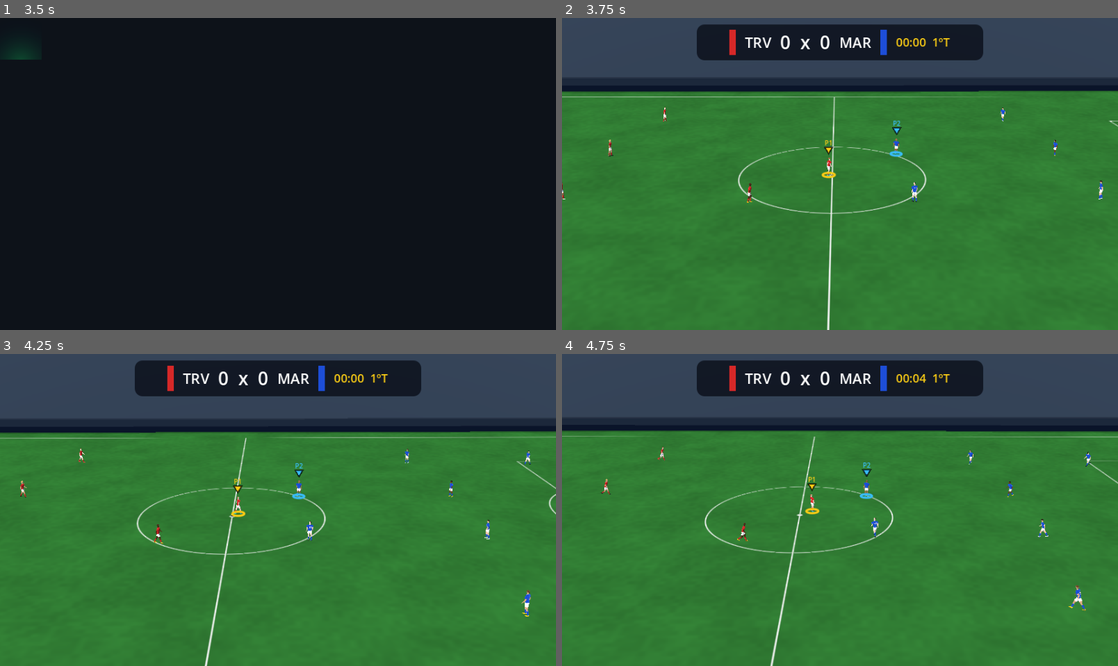
Above: before the commit, frames 1-4 (two rows, left to right).
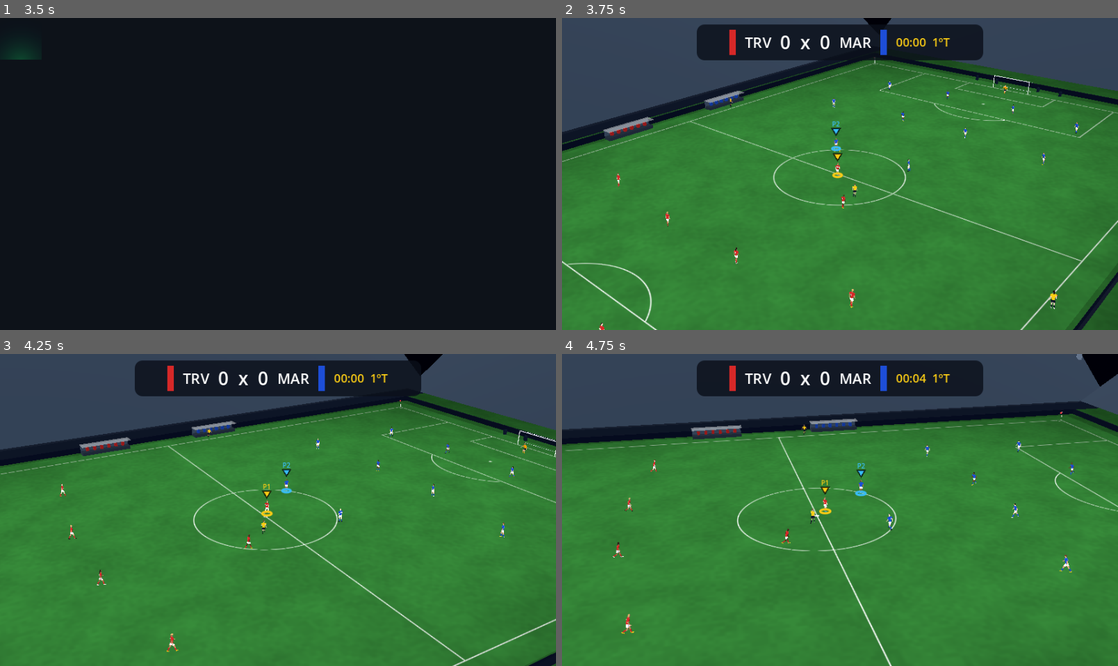
Above: after the commit, the same moments.

Repository: hellisonvidal/Craquez-game
Game: Godot game, scene res://scenes/main.tscn
The game is run twice, just before and just after one commit, with the same random seed, the same clock (stepped at 60 frames per second) and the same inputs.
Inputs (mouse positions are in pixels of both pictures, inside the frame that each line leads up to):
- Up to frame 1 (3.5 s): click "Modo: ◀ Campo ▶" at 0.5 s; click "Casa: ◀ Trovão FC ▶" at 1.25 s; click "Visitante: ◀ Atlético Maré ▶" at 2 s; click "Jogador 1: ◀ Teclado (WASD) ▶" at 2.75 s
- Up to frame 2 (3.75 s): tap Enter at 3.5 s; move the mouse to (962, 158) at 3.52 s; hold Right (ui_right) from 3.53 s (still down); tap J at 3.6 s; click (962, 158) at 3.67 s
- Up to frame 3 (4.25 s): keep holding Right (ui_right)
- Up to frame 4 (4.75 s): release Right (ui_right) at 4.25 s; drag from (728, 525) to (812, 572) at 4.27 s

Frame 1 is identical in both runs. In frame 2, 14% of the frame differs, in the area x 0-100%, y 0-100%; in frame 3, 12%; in frame 4, 9.1%.

Commit message:
Ambientação: jogo noturno com refletores e 4 sombras, árbitro e assistentes, LED animado, coberturas, bandeirinhas, bancos, torcida por setor, vinheta e abertura
Co-Authored-By: Claude Opus 5.5 <noreply@anthropic.com>
Claude-Session: https://claude.ai/code/session_01NMzkBKj72uTvbhDJk62Vbo

Diff:
--- a/scripts/view3d/body_mesh.gd
+++ b/scripts/view3d/body_mesh.gd
@@ -133,8 +133,8 @@
 
 static func _new_st() -> SurfaceTool:
 	var st := SurfaceTool.new()
+	st.set_skin_weight_count(SurfaceTool.SKIN_4_WEIGHTS)
 	st.begin(Mesh.PRIMITIVE_TRIANGLES)
-	st.set_skin_weight_count(SurfaceTool.SKIN_4_WEIGHTS)
 	return st
 
 
--- a/scripts/view3d/match_view_3d.gd
+++ b/scripts/view3d/match_view_3d.gd
@@ -16,7 +16,14 @@
 var ball_node: Node3D
 var ball_mesh: MeshInstance3D
 var _ball_shadow: MeshInstance3D
-var _shadows: Array[MeshInstance3D] = []
+var _shadows: Array = []                 # por atleta: Array[MeshInstance3D] (uma por luz)
+var _lights2d: Array[Vector2] = []       # posição (no chão) das fontes de luz que fazem sombra
+var _sun_dir: Vector2 = Vector2.ZERO     # luz "infinita" (sol); se != 0 usa uma sombra longa
+var _officials: Array = []               # [{rig, p, kind}] árbitro e assistentes (só visual)
+var _shadow_mat: ShaderMaterial
+var _quad: QuadMesh
+var _intro: float = 3.2
+var _night: bool = false
 var _crowd_mats: Array[ShaderMaterial] = []
 var _overlay: MarkerOverlay
 var _cam_x: float = 0.0
@@ -50,7 +57,13 @@
 			_build_gym()
 		_:
 			_build_street()
+	_shadow_mat = ShaderMaterial.new()
+	_shadow_mat.shader = preload("res://shaders/blob_shadow.gdshader")
+	_shadow_mat.set_shader_parameter("strength", 0.2 if _lights2d.size() > 1 else 0.42)
+	_quad = QuadMesh.new()
+	_quad.size = Vector2(1.0, 1.0)
 	_build_players()
+	_build_officials()
 	_build_ball()
 	cam = Camera3D.new()
 	cam.fov = _cam_cfg["fov"]
@@ -67,6 +80,21 @@
 	_overlay = MarkerOverlay.new()
 	_overlay.view = self
 	layer.add_child(_overlay)
+	if Settings.detail["crowd"]:
+		var vig := ColorRect.new()
+		var vm := ShaderMaterial.new()
+		vm.shader = preload("res://shaders/vignette.gdshader")
+		vig.material = vm
+		vig.mouse_filter = Control.MOUSE_FILTER_IGNORE
+		var vl := CanvasLayer.new()
+		vl.layer = 0
+		add_child(vl)
+		vl.add_child(vig)
+		var fit := func() -> void:
+			vig.position = Vector2.ZERO
+			vig.size = get_viewport().get_visible_rect().size
+		fit.call()
+		get_viewport().size_changed.connect(fit)
 
 
 func shake(amount: float) -> void:
@@ -96,27 +124,55 @@
 func _build_environment() -> void:
 	var env := Environment.new()
 	var surface: String = sim.mode["surface"]
+	var hl := sim.half_len
+	var hw := sim.half_w
 	if surface == "wood":
 		env.background_mode = Environment.BG_COLOR
-		env.background_color = Color("#0b1220")
+		env.background_color = Color("#070b14")
+		# luminárias do ginásio
+		for sx: float in [-1.0, 1.0]:
+			for sz: float in [-1.0, 1.0]:
+				_lights2d.append(Vector2(sx * hl * 0.6, sz * hw * 0.7))
 	else:
 		env.background_mode = Environment.BG_SKY
 		var sky := Sky.new()
 		var sm := ProceduralSkyMaterial.new()
 		if surface == "grass":
-			sm.sky_top_color = Color("#3d6fb8")
-			sm.sky_horizon_color = Color("#a9c8e8")
+			# jogo noturno
+			_night = true
+			sm.sky_top_color = Color("#050a1a")
+			sm.sky_horizon_color = Color("#1d2d50")
+			sm.ground_bottom_color = Color("#05070d")
+			sm.ground_horizon_color = Color("#1d2d50")
+			for sx: float in [-1.0, 1.0]:
+				for sz: float in [-1.0, 1.0]:
+					_lights2d.append(Vector2(sx * (hl + 14.0), sz * (hw + 18.0)))
 		else:
-			sm.sky_top_color = Color("#f59e0b").lerp(Color("#7c3aed"), 0.6)
-			sm.sky_horizon_color = Color("#fdba74")
-		sm.ground_bottom_color = Color("#1f2937")
-		sm.ground_horizon_color = Color("#64748b")
+			# fim de tarde na quadra de rua
+			sm.sky_top_color = Color("#3b2a6b")
+			sm.sky_horizon_color = Color("#fb923c")
+			sm.ground_bottom_color = Color("#1f2937")
+			sm.ground_horizon_color = Color("#9a3412")
+			_sun_dir = Vector2(0.55, -0.35)
 		sky.sky_material = sm
 		env.sky = sky
 	env.tonemap_mode = Environment.TONE_MAPPER_LINEAR
 	var we := WorldEnvironment.new()
 	we.environment = env
 	add_child(we)
+
+
+func _glow(pos: Vector3, size: float, color: Color, power: float = 2.2) -> void:
+	if not Settings.detail["crowd"]:
+		return
+	var q := QuadMesh.new()
+	q.size = Vector2(size, size)
+	var m := ShaderMaterial.new()
+	m.shader = preload("res://shaders/glow.gdshader")
+	m.set_shader_parameter("color", color)
+	m.set_shader_parameter("power", power)
+	var mi := _mesh(q, m, pos)
+	mi.sorting_offset = 10.0
 
 
 func _build_ground() -> void:
@@ -138,6 +194,7 @@
 	mat.set_shader_parameter("layout", 0 if mid == GameModes.FIELD else (1 if mid == GameModes.FUTSAL else 2))
 	mat.set_shader_parameter("line_w", 0.12 if mid == GameModes.FIELD else 0.08)
 	mat.set_shader_parameter("stripes", 1.0 if Settings.detail["stripes"] else 0.0)
+	mat.set_shader_parameter("night", 1.0 if _night else 0.0)
 	_mesh(pm, mat, Vector3.ZERO)
 
 
@@ -200,10 +257,12 @@
 	_mesh(st.commit(), m, Vector3.ZERO)
 
 
-func _crowd_mat(cols: Vector2) -> ShaderMaterial:
+func _crowd_mat(cols: Vector2, bias: float = 0.5) -> ShaderMaterial:
 	var m := ShaderMaterial.new()
 	m.shader = preload("res://shaders/crowd.gdshader")
 	m.set_shader_parameter("seats", cols)
+	m.set_shader_parameter("bias", bias)
+	m.set_shader_parameter("light", 0.82 if _night else 1.0)
 	m.set_shader_parameter("team_a", team_colors[0][0])
 	m.set_shader_parameter("team_b", team_colors[1][0])
 	_crowd_mats.append(m)
@@ -211,11 +270,11 @@
 
 
 ## Plano inclinado de arquibancada: começa em `start` (pé), sobe para fora.
-func _stand(center: Vector3, length: float, depth: float, rise: float, yaw: float, seats_per_m: float) -> void:
+func _stand(center: Vector3, length: float, depth: float, rise: float, yaw: float, seats_per_m: float, bias: float = 0.5) -> void:
 	var pm := PlaneMesh.new()
 	var slope := sqrt(depth * depth + rise * rise)
 	pm.size = Vector2(length, slope)
-	var m := _crowd_mat(Vector2(length * seats_per_m, slope * 1.6)) if Settings.detail["crowd"] else null
+	var m := _crowd_mat(Vector2(length * seats_per_m, slope * 1.6), bias) if Settings.detail["crowd"] else null
 	var angle := atan2(rise, depth)
 	var node := Node3D.new()
 	node.position = center
@@ -236,44 +295,97 @@
 func _build_stadium() -> void:
 	var hl := sim.half_len
 	var hw := sim.half_w
-	# placas de publicidade
-	var board_col := Color("#0f172a")
-	for s: float in [-1.0, 1.0]:
-		_box(Vector3(hl * 2.0 + 10.0, 0.9, 0.2), board_col, Vector3(0, 0.45, s * (hw + 4.0)))
-		_box(Vector3(0.2, 0.9, hw * 2.0 + 8.0), board_col, Vector3(s * (hl + 5.0), 0.45, 0))
-	var ads := ["CRAQUEZ", "FUTEBOL DE RUA", "CRAQUEZ", "JOGUE LIMPO", "CRAQUEZ"]
+	var board_col := Color("#0b1020")
+	# placas de LED (estrutura + tela animada no lado de lá)
+	for sgn: float in [-1.0, 1.0]:
+		_box(Vector3(hl * 2.0 + 10.0, 0.95, 0.25), board_col, Vector3(0, 0.475, sgn * (hw + 4.0)))
+		_box(Vector3(0.25, 0.95, hw * 2.0 + 8.0), board_col, Vector3(sgn * (hl + 5.0), 0.475, 0))
+	var a: Color = team_colors[0][0]
+	var b: Color = team_colors[1][0]
 	if Settings.detail["crowd"]:
-		# só o lado de lá fica de frente para a câmera
+		var led := QuadMesh.new()
+		led.size = Vector2(hl * 2.0 + 9.0, 0.82)
+		var lm := ShaderMaterial.new()
+		lm.shader = preload("res://shaders/led.gdshader")
+		lm.set_shader_parameter("c1", a.darkened(0.2))
+		lm.set_shader_parameter("c2", Color("#0b1b4a"))
+		_mesh(led, lm, Vector3(0, 0.48, -(hw + 4.0) + 0.135))
+		var ads := ["CRAQUEZ", "FUTEBOL DE VERDADE", "CRAQUEZ", "JOGUE LIMPO", "CRAQUEZ", "#CRAQUEZ"]
 		for i in 9:
 			var l := Label3D.new()
 			l.text = ads[i % ads.size()]
 			l.font_size = 96
-			l.pixel_size = 0.0075
-			l.modulate = Color("#facc15") if i % 2 == 0 else Color("#38bdf8")
+			l.pixel_size = 0.0072
+			l.modulate = Color("#f8fafc") if i % 2 == 0 else Color("#facc15")
 			l.outline_size = 0
 			l.shaded = false
 			l.double_sided = false
-			l.position = Vector3(-hl + 4.0 + i * (hl * 2.0 - 8.0) / 8.0, 0.47, -(hw + 4.0) + 0.11)
+			l.position = Vector3(-hl + 4.0 + i * (hl * 2.0 - 8.0) / 8.0, 0.48, -(hw + 4.0) + 0.14)
 			add_child(l)
-	# arquibancadas (lado de lá, fundos e um degrau baixo do lado da câmera)
+	# arquibancadas: lado de lá misto, cada fundo com uma torcida, degrau do lado da câmera
 	var base_y := 1.4
-	_box(Vector3(hl * 2.0 + 30.0, base_y, 1.0), Color("#1e293b"), Vector3(0, base_y * 0.5, -(hw + 7.5)), false)
-	_stand(Vector3(0, base_y, -(hw + 8.0)), hl * 2.0 + 30.0, 22.0, 15.0, 0.0, 1.6)
-	_stand(Vector3(-(hl + 9.0), base_y, 0), hw * 2.0 + 16.0, 16.0, 11.0, PI / 2, 1.6)
-	_stand(Vector3(hl + 9.0, base_y, 0), hw * 2.0 + 16.0, 16.0, 11.0, -PI / 2, 1.6)
-	_stand(Vector3(0, 0.6, hw + 8.0), hl * 2.0 + 30.0, 6.0, 3.0, PI, 1.6)
-	# cobertura do lado de lá
-	_box(Vector3(hl * 2.0 + 34.0, 0.6, 14.0), Color("#cbd5e1"), Vector3(0, 23.0, -(hw + 25.0)), true)
-	# refletores
+	_box(Vector3(hl * 2.0 + 30.0, base_y, 1.0), Color("#111827"), Vector3(0, base_y * 0.5, -(hw + 7.5)), false)
+	_stand(Vector3(0, base_y, -(hw + 8.0)), hl * 2.0 + 30.0, 22.0, 15.0, 0.0, 1.6, 0.5)
+	_stand(Vector3(0, base_y + 16.5, -(hw + 31.0)), hl * 2.0 + 30.0, 12.0, 9.0, 0.0, 1.6, 0.5)
+	_stand(Vector3(-(hl + 9.0), base_y, 0), hw * 2.0 + 16.0, 16.0, 11.0, PI / 2, 1.6, 0.92)
+	_stand(Vector3(hl + 9.0, base_y, 0), hw * 2.0 + 16.0, 16.0, 11.0, -PI / 2, 1.6, 0.08)
+	_stand(Vector3(0, 0.6, hw + 8.0), hl * 2.0 + 30.0, 6.0, 3.0, PI, 1.6, 0.5)
+	# anel entre os dois níveis + coberturas com faixa de luz
+	_box(Vector3(hl * 2.0 + 30.0, 1.4, 1.0), Color("#1e293b"), Vector3(0, base_y + 15.6, -(hw + 30.6)), false)
+	_box(Vector3(hl * 2.0 + 30.0, 0.35, 0.3), Color("#fde68a"), Vector3(0, base_y + 15.0, -(hw + 30.2)), false)
+	var roof := Color("#94a3b8") if _night else Color("#cbd5e1")
+	_box(Vector3(hl * 2.0 + 38.0, 0.8, 18.0), roof, Vector3(0, 33.0, -(hw + 34.0)), true)
+	_box(Vector3(hl * 2.0 + 38.0, 0.25, 0.4), Color("#fef9c3"), Vector3(0, 32.5, -(hw + 25.2)), false)
+	for sgn: float in [-1.0, 1.0]:
+		_box(Vector3(14.0, 0.8, hw * 2.0 + 30.0), roof, Vector3(sgn * (hl + 22.0), 18.0, 0), true)
+	# refletores: torres + painel aceso + brilho
 	for sx: float in [-1.0, 1.0]:
 		for sz: float in [-1.0, 1.0]:
 			var p := Vector3(sx * (hl + 14.0), 0, sz * (hw + 18.0))
 			var mast := CylinderMesh.new()
-			mast.top_radius = 0.3
-			mast.bottom_radius = 0.5
-			mast.height = 34.0
-			_mesh(mast, Toon.mat(Color("#94a3b8"), true), p + Vector3(0, 17.0, 0))
-			_box(Vector3(5.0, 3.0, 0.6), Color("#f1f5f9"), p + Vector3(0, 34.5, 0))
+			mast.top_radius = 0.35
+			mast.bottom_radius = 0.6
+			mast.height = 38.0
+			_mesh(mast, Toon.mat(Color("#64748b"), true), p + Vector3(0, 19.0, 0))
+			var panel := _box(Vector3(7.0, 4.0, 0.6), Color("#fffbeb"), p + Vector3(0, 39.0, 0), false)
+			panel.look_at(Vector3(0, 0, 0), Vector3.UP)
+			if _night:
+				_glow(p + Vector3(0, 39.0, 0), 26.0, Color(1.0, 0.95, 0.8), 2.6)
+				_glow(p + Vector3(0, 39.0, 0), 9.0, Color(1.0, 1.0, 0.95), 1.4)
+	# bandeirinhas de escanteio
+	var pole := CylinderMesh.new()
+	pole.top_radius = 0.022
+	pole.bottom_radius = 0.022
+	pole.height = 1.55
+	var flag := QuadMesh.new()
+	flag.size = Vector2(0.42, 0.3)
+	var flag_m := Toon.mat(Color("#facc15"), false, 0.0)
+	for sx: float in [-1.0, 1.0]:
+		for sz: float in [-1.0, 1.0]:
+			_mesh(pole, Toon.mat(Color("#f8fafc"), true), Vector3(sx * hl, 0.775, sz * hw))
+			var fm := _mesh(flag, flag_m, Vector3(sx * hl - sx * 0.21, 1.38, sz * hw), Vector3(0, 0.25 * sx, 0))
+			fm.material_override = Toon.mat(Color("#ef4444") if sx > 0 else Color("#facc15"), false, 0.0)
+	# bancos de reservas (cobertura transparente) e área técnica
+	for sx: float in [-1.0, 1.0]:
+		var bx := sx * 10.0
+		_box(Vector3(8.0, 0.5, 1.4), Color("#1f2937"), Vector3(bx, 0.25, -(hw + 2.7)))
+		_box(Vector3(8.0, 1.2, 0.15), Color("#334155"), Vector3(bx, 0.85, -(hw + 3.35)))
+		var glass := BoxMesh.new()
+		glass.size = Vector3(8.2, 0.08, 1.8)
+		var gm := ShaderMaterial.new()
+		gm.shader = preload("res://shaders/net.gdshader")
+		gm.set_shader_parameter("alpha", 0.25)
+		_mesh(glass, gm, Vector3(bx, 1.55, -(hw + 2.6)))
+		for k in 6:
+			var seat_col: Color = a if sx < 0 else b
+			_box(Vector3(0.45, 0.55, 0.4), seat_col.darkened(0.3), Vector3(bx - 3.0 + k * 1.2, 0.8, -(hw + 2.9)))
+	# câmeras/fotógrafos atrás dos gols
+	for sx: float in [-1.0, 1.0]:
+		for k in 5:
+			var y := -9.0 + k * 4.5
+			if absf(y) < 4.5:
+				continue
+			_box(Vector3(0.45, 0.9, 0.45), Color("#0f172a"), Vector3(sx * (hl + 3.0), 0.45, y))
 
 
 func _build_gym() -> void:
@@ -294,6 +406,10 @@
 		l.shaded = false
 		l.position = Vector3(-hl * 0.7 + i * hl * 0.7, 5.0, -(hw + 7.7))
 		add_child(l)
+	# luminárias no teto
+	for lp in _lights2d:
+		_box(Vector3(3.0, 0.2, 1.0), Color("#fffbeb"), Vector3(lp.x, 9.0, lp.y), false)
+		_glow(Vector3(lp.x, 9.0, lp.y), 10.0, Color(1.0, 0.97, 0.85), 2.4)
 	# protetores atrás dos gols
 	for s: float in [-1.0, 1.0]:
 		_box(Vector3(0.3, 1.2, hw * 2.0), Color("#334155"), Vector3(s * (hl + 3.5), 0.6, 0))
@@ -337,6 +453,16 @@
 					_box(Vector3(0.9, 1.1, 0.05), Color("#fde68a") if rng.randf() < 0.3 else Color("#1e293b"),
 						Vector3(x + 1.2 + c * 2.2, 1.6 + r * 2.6, -(hw + 5.97)), false)
 		x += w + 0.3
+	# postes de luz
+	for sx: float in [-1.0, 1.0]:
+		var lp := Vector3(sx * (hl + 2.5), 0, -(hw + 2.5))
+		var post := CylinderMesh.new()
+		post.top_radius = 0.07
+		post.bottom_radius = 0.1
+		post.height = 6.0
+		_mesh(post, Toon.mat(Color("#27272a"), true), lp + Vector3(0, 3.0, 0))
+		_box(Vector3(0.9, 0.18, 0.35), Color("#fde68a"), lp + Vector3(-sx * 0.4, 6.0, 0), false)
+		_glow(lp + Vector3(-sx * 0.4, 5.9, 0), 5.0, Color(1.0, 0.85, 0.55), 2.2)
 	# grafite no muro
 	var g := Label3D.new()
 	g.text = "CRAQUEZ STREET"
@@ -350,26 +476,67 @@
 	add_child(g)
 
 
+func _make_shadows() -> Array:
+	var list: Array = []
+	if not Settings.detail["shadows"]:
+		return list
+	var n := _lights2d.size() if (_lights2d.size() > 1 and Settings.detail["crowd"]) else 1
+	for i in n:
+		var sh := MeshInstance3D.new()
+		sh.mesh = _quad
+		sh.material_override = _shadow_mat
+		sh.cast_shadow = GeometryInstance3D.SHADOW_CASTING_SETTING_OFF
+		add_child(sh)
+		list.append(sh)
+	return list
+
+
+## Sombras no chão: uma por refletor (noite = 4 sombras cruzadas), ou uma
+## longa na direção do sol.
+func _place_shadows(list: Array, pos: Vector2, yaw: float, lying: bool) -> void:
+	if list.is_empty():
+		return
+	if list.size() == 1:
+		var sh: MeshInstance3D = list[0]
+		var d := _sun_dir if _sun_dir != Vector2.ZERO else Vector2(0.25, -0.2)
+		var l := 1.0 + d.length() * 2.2
+		var dir := d.normalized()
+		sh.position = Vector3(pos.x + dir.x * l * 0.4, 0.015, pos.y + dir.y * l * 0.4)
+		sh.rotation = Vector3(-PI / 2, atan2(-dir.x, -dir.y), 0)
+		sh.scale = Vector3(1.6 if lying else 0.85, l * (1.4 if lying else 1.0), 1.0)
+		if _sun_dir == Vector2.ZERO:
+			sh.rotation = Vector3(-PI / 2, yaw, 0)
+			sh.scale = Vector3(1.9 if lying else 1.1, 0.9 if lying else 0.8, 1.0)
+		return
+	for i in list.size():
+		var sh: MeshInstance3D = list[i]
+		var dir := (pos - _lights2d[i]).normalized()
+		var l := 2.1
+		sh.position = Vector3(pos.x + dir.x * l * 0.42, 0.015 + 0.001 * i, pos.y + dir.y * l * 0.42)
+		sh.rotation = Vector3(-PI / 2, atan2(-dir.x, -dir.y), 0)
+		sh.scale = Vector3(1.5 if lying else 0.75, l, 1.0)
+
+
+func _kit_for(p: SimPlayer) -> Dictionary:
+	var m: Dictionary = FaceLibrary.meta(p.face_id)
+	var cols: Array = team_colors[p.team] if p.team >= 0 else [Color("#111827"), Color("#111827")]
+	var shirt: Color = cols[0]
+	var second: Color = cols[1]
+	return {
+		"shirt": shirt, "shorts": second, "socks": shirt,
+		"skin": Color(String(m.get("skin_hex", "#c98e62"))),
+		"hair": Color(String(m.get("hair_hex", "#1a1210"))),
+		"hair_style": String(m.get("hair_style", "short")),
+		"number_color": second if second.get_luminance() > 0.5 or shirt.get_luminance() < 0.5 else Color("#0f172a"),
+		"beard": {"none": 0.0, "stubble": 0.45, "mustache": 0.35, "chin": 0.5, "goatee": 0.6, "full": 0.85}.get(String(m.get("beard", "none")), 0.5),
+		"eye": EYE_COLORS[int(m.get("eye_color", 0)) % EYE_COLORS.size()],
+		"boots": BOOT_COLORS[(p.face_id * 3 + p.number) % BOOT_COLORS.size()],
+	}
+
+
 func _build_players() -> void:
-	var shadow_mat := ShaderMaterial.new()
-	shadow_mat.shader = preload("res://shaders/blob_shadow.gdshader")
-	var quad := QuadMesh.new()
-	quad.size = Vector2(1.0, 1.0)
 	for p in sim.players:
-		var m: Dictionary = FaceLibrary.meta(p.face_id)
-		var cols: Array = team_colors[p.team]
-		var shirt: Color = cols[0]
-		var second: Color = cols[1]
-		var kit := {
-			"shirt": shirt, "shorts": second, "socks": shirt,
-			"skin": Color(String(m.get("skin_hex", "#c98e62"))),
-			"hair": Color(String(m.get("hair_hex", "#1a1210"))),
-			"hair_style": String(m.get("hair_style", "short")),
-			"number_color": second if second.get_luminance() > 0.5 or shirt.get_luminance() < 0.5 else Color("#0f172a"),
-			"beard": {"none": 0.0, "stubble": 0.45, "mustache": 0.35, "chin": 0.5, "goatee": 0.6, "full": 0.85}.get(String(m.get("beard", "none")), 0.5),
-			"eye": EYE_COLORS[int(m.get("eye_color", 0)) % EYE_COLORS.size()],
-			"boots": BOOT_COLORS[(p.face_id * 3 + p.number) % BOOT_COLORS.size()],
-		}
+		var kit := _kit_for(p)
 		if p.is_keeper:
 			kit["shirt"] = Color("#22c55e") if p.team == 0 else Color("#f59e0b")
 			kit["shorts"] = Color("#111827")
@@ -381,14 +548,92 @@
 		add_child(rig)
 		rig.build(p, kit)
 		rigs.append(rig)
-		if Settings.detail["shadows"]:
-			var sh := MeshInstance3D.new()
-			sh.mesh = quad
-			sh.material_override = shadow_mat
-			sh.rotation.x = -PI / 2
-			sh.scale = Vector3(1.0, 0.75, 1.0)
-			add_child(sh)
-			_shadows.append(sh)
+		_shadows.append(_make_shadows())
+
+
+## Árbitro e assistentes: só visuais (não interferem na simulação).
+func _build_officials() -> void:
+	if sim.mode["id"] == GameModes.STREET:
+		return
+	var kinds := ["ref"]
+	if sim.mode["id"] == GameModes.FIELD:
+		kinds.append_array(["ar_far", "ar_near"])
+	var i := 0
+	for k: String in kinds:
+		var fp := SimPlayer.new()
+		fp.id = 200 + i
+		fp.team = -1
+		fp.number = 0
+		fp.face_id = 37 + i * 5
+		fp.facing = Vector2.RIGHT
+		match k:
+			"ref":
+				fp.pos = Vector2(-4.0, 6.0)
+			"ar_far":
+				fp.pos = Vector2(10.0, -sim.half_w - 0.8)
+			_:
+				fp.pos = Vector2(-10.0, sim.half_w + 0.8)
+		var kit := _kit_for(fp)
+		kit["shirt"] = Color("#facc15") if sim.mode["id"] == GameModes.FIELD else Color("#111827")
+		kit["shorts"] = Color("#111827")
+		kit["socks"] = Color("#111827")
+		var rig := PlayerRig.new()
+		add_child(rig)
+		rig.build(fp, kit)
+		rig.number_label.visible = false
+		if k != "ref":
+			# bandeira do assistente
+			var att := BoneAttachment3D.new()
+			att.bone_name = "hand_r"
+			rig.skel.add_child(att)
+			var stick := CylinderMesh.new()
+			stick.top_radius = 0.01
+			stick.bottom_radius = 0.01
+			stick.height = 0.5
+			var st := MeshInstance3D.new()
+			st.mesh = stick
+			st.material_override = Toon.mat(Color("#e5e7eb"), false)
+			st.position = Vector3(0, -0.12, -0.15)
+			st.rotation.x = PI / 2
+			att.add_child(st)
+			var fl := MeshInstance3D.new()
+			var fq := QuadMesh.new()
+			fq.size = Vector2(0.3, 0.22)
+			fl.mesh = fq
+			fl.material_override = Toon.mat(Color("#ef4444"), false)
+			fl.position = Vector3(0, -0.04, -0.32)
+			att.add_child(fl)
+		_officials.append({"rig": rig, "p": fp, "kind": k, "shadows": _make_shadows()})
+		i += 1
+
+
+func _update_officials(delta: float) -> void:
+	var b := sim.ball
+	for o in _officials:
+		var fp: SimPlayer = o["p"]
+		var target: Vector2
+		match String(o["kind"]):
+			"ref":
+				# acompanha a jogada em diagonal, sem ficar no caminho da bola
+				var off := Vector2(-6.0 if b.pos.x > 0.0 else 6.0, 7.0 if b.pos.y < 0.0 else -7.0)
+				if sim.mode["id"] == GameModes.FUTSAL:
+					off *= 0.45
+				target = b.pos + off
+				target.x = clampf(target.x, -sim.half_len + 2.0, sim.half_len - 2.0)
+				target.y = clampf(target.y, -sim.half_w + 1.0, sim.half_w - 1.0)
+			"ar_far":
+				target = Vector2(clampf(b.pos.x, 0.0, sim.half_len), -sim.half_w - 0.8)
+			_:
+				target = Vector2(clampf(b.pos.x, -sim.half_len, 0.0), sim.half_w + 0.8)
+		var to := target - fp.pos
+		var want := to.limit_length(1.0) * (7.0 if to.length() > 1.0 else to.length() * 4.0)
+		fp.vel = fp.vel.move_toward(want, 9.0 * delta)
+		fp.pos += fp.vel * delta
+		var look := b.pos - fp.pos
+		if look.length() > 0.1:
+			fp.facing = fp.facing.slerp(look.normalized(), minf(1.0, delta * 6.0)).normalized()
+		(o["rig"] as PlayerRig).animate(fp, b.pos, b.z, delta)
+		_place_shadows(o["shadows"], fp.pos, (o["rig"] as PlayerRig).rotation.y, false)
 
 
 func _build_ball() -> void:
@@ -429,11 +674,8 @@
 		var p: SimPlayer = sim.players[i]
 		rigs[i].animate(p, b.pos, b.z, delta)
 		if i < _shadows.size():
-			var sh := _shadows[i]
-			var lying := p.slide > 0.0 or p.stun > 0.3
-			sh.position = Vector3(p.pos.x + 0.25, 0.015, p.pos.y - 0.2)
-			sh.scale = Vector3(1.9 if lying else 1.15, 0.9 if lying else 0.8, 1.0)
-			sh.rotation = Vector3(-PI / 2, rigs[i].rotation.y, 0)
+			_place_shadows(_shadows[i], p.pos, rigs[i].rotation.y, p.slide > 0.0 or p.stun > 0.3)
+	_update_officials(delta)
 	# bola: posição + rotação de rolamento
 	ball_node.position = Vector3(b.pos.x, b.z + b.radius, b.pos.y)
 	var v3 := Vector3(b.vel.x, 0, b.vel.y)
@@ -478,6 +720,18 @@
 	if _shake > 0.0:
 		pos += Vector3(randf_range(-1, 1), randf_range(-1, 1), 0) * _shake
 		_shake = maxf(0.0, _shake - delta * 0.6)
+	if _intro > 0.0:
+		# abertura: câmera sobrevoa o estádio antes do apito inicial
+		_intro -= delta
+		var t := clampf(1.0 - _intro / 3.2, 0.0, 1.0)
+		var e := t * t * (3.0 - 2.0 * t)
+		var r := sim.half_len * 1.35 + 10.0
+		var ang := lerpf(-1.25, -0.15, e)
+		var orbit := Vector3(sin(ang) * r, sim.half_len * 0.55 + 8.0, cos(ang) * r)
+		pos = orbit.lerp(pos, e * e)
+		cam.position = pos
+		cam.look_at(Vector3.ZERO.lerp(_look, e), Vector3.UP)
+		return
 	cam.position = pos
 	cam.look_at(_look, Vector3.UP)
 
--- a/scripts/view3d/player_rig.gd
+++ b/scripts/view3d/player_rig.gd
@@ -462,8 +462,10 @@
 	rotation = Vector3(0, _yaw, root_roll)
 	_bone(B.SPINE, spine_x * 0.5, spine_y * 0.5 - hip_yaw * 0.5)
 	_bone(B.CHEST, spine_x * 0.5, spine_y * 0.5 - hip_yaw * 0.5)
-	_bone(B.NECK, neck_x * 0.5 + look_down * 0.5, _head_yaw * 0.4 - spine_y * 0.4)
-	_bone(B.HEAD, neck_x * 0.5 + look_down * 0.5, _head_yaw * 0.6 - spine_y * 0.2)
+	# +X inclina a cabeça para trás: compensa a inclinação do tronco; olhar para baixo é negativo
+	var nx := clampf(neck_x * 0.6 - spine_x * 0.35, -0.3, 0.35) - look_down
+	_bone(B.NECK, nx * 0.5, _head_yaw * 0.4 - spine_y * 0.4)
+	_bone(B.HEAD, nx * 0.5, _head_yaw * 0.6 - spine_y * 0.2)
 	var th: Array[int] = [B.THIGH_L, B.THIGH_R]
 	var sh: Array[int] = [B.SHIN_L, B.SHIN_R]
 	var ft: Array[int] = [B.FOOT_L, B.FOOT_R]
--- a/shaders/crowd.gdshader
+++ b/shaders/crowd.gdshader
@@ -8,6 +8,8 @@
 uniform vec4 team_a : source_color = vec4(0.9, 0.2, 0.2, 1.0);
 uniform vec4 team_b : source_color = vec4(0.2, 0.4, 0.9, 1.0);
 uniform float fill = 0.88;
+uniform float bias = 0.5;      // 1 = só torcida do time A, 0 = só do B
+uniform float light = 1.0;
 
 float h21(vec2 p) { return fract(sin(dot(p, vec2(127.1, 311.7))) * 43758.5453); }
 
@@ -20,7 +22,8 @@
 	if (r < fill) {
 		float jump = max(0.0, sin(TIME * (5.0 + 4.0 * r) + r * 40.0)) * excitement * 0.35;
 		float by = f.y + jump;
-		vec3 shirt = r < fill * 0.45 ? team_a.rgb : (r < fill * 0.85 ? team_b.rgb : vec3(0.9));
+		float pick = h21(cell + 5.0);
+		vec3 shirt = pick < 0.88 ? (pick < 0.88 * bias ? team_a.rgb : team_b.rgb) : vec3(0.9);
 		shirt *= 0.7 + 0.5 * h21(cell + 3.0);
 		vec3 skin = mix(vec3(0.95, 0.75, 0.6), vec3(0.35, 0.22, 0.15), h21(cell + 11.0));
 		// corpo
@@ -32,5 +35,5 @@
 	}
 	// sombreamento por fileira (profundidade)
 	c *= 0.75 + 0.25 * UV.y;
-	ALBEDO = c;
+	ALBEDO = c * light;
 }
--- /dev/null
+++ b/shaders/glow.gdshader
@@ -0,0 +1,16 @@
+// Brilho aditivo sempre virado para a câmera (refletores, luzes).
+shader_type spatial;
+render_mode unshaded, blend_add, depth_draw_never, cull_disabled;
+
+uniform vec4 color : source_color = vec4(1.0, 0.95, 0.8, 1.0);
+uniform float power = 2.2;
+
+void vertex() {
+	MODELVIEW_MATRIX = VIEW_MATRIX * mat4(INV_VIEW_MATRIX[0], INV_VIEW_MATRIX[1], INV_VIEW_MATRIX[2], MODEL_MATRIX[3]);
+}
+
+void fragment() {
+	float r = length(UV * 2.0 - 1.0);
+	float a = pow(max(0.0, 1.0 - r), power);
+	ALBEDO = color.rgb * a;
+}
--- /dev/null
+++ b/shaders/led.gdshader
@@ -0,0 +1,16 @@
+// Placa de LED animada (pixels + faixas correndo).
+shader_type spatial;
+render_mode unshaded;
+
+uniform vec4 c1 : source_color = vec4(0.1, 0.2, 0.6, 1.0);
+uniform vec4 c2 : source_color = vec4(0.05, 0.05, 0.1, 1.0);
+uniform vec2 dots = vec2(600.0, 12.0);
+
+void fragment() {
+	vec2 f = fract(UV * dots);
+	float px = smoothstep(0.08, 0.2, f.x) * smoothstep(0.08, 0.2, f.y);
+	float seg = step(0.5, fract(UV.x * 5.0 - TIME * 0.18));
+	float wave = 0.5 + 0.5 * sin(UV.x * 60.0 - TIME * 3.0);
+	vec3 col = mix(c1.rgb, c2.rgb, seg) * (0.55 + 0.35 * wave);
+	ALBEDO = col * (0.55 + 0.45 * px);
+}
--- a/shaders/pitch.gdshader
+++ b/shaders/pitch.gdshader
@@ -14,6 +14,7 @@
 uniform float goal_half = 3.66;
 uniform float line_w = 0.12;
 uniform float stripes = 1.0;
+uniform float night = 0.0;
 
 varying vec2 wp;
 
@@ -93,5 +94,10 @@
 	vec3 lc = surface == 1 ? vec3(0.97, 0.97, 0.95) : vec3(0.96);
 	if (surface == 2) lc = vec3(0.95, 0.85, 0.25);
 	c = mix(c, lc, lm * 0.95);
+	if (night > 0.0) {
+		float e = length(p / vec2(hl + 6.0, hw + 6.0));
+		c *= 1.0 - night * 0.28 * smoothstep(0.55, 1.35, e);
+		c *= 1.0 + night * 0.05;
+	}
 	ALBEDO = c;
 }
--- /dev/null
+++ b/shaders/vignette.gdshader
@@ -0,0 +1,10 @@
+shader_type canvas_item;
+
+uniform float strength = 0.38;
+uniform vec4 tint : source_color = vec4(0.0, 0.02, 0.06, 1.0);
+
+void fragment() {
+	vec2 uv = SCREEN_UV - 0.5;
+	float v = smoothstep(0.32, 0.86, length(uv * vec2(1.0, 1.25)));
+	COLOR = vec4(tint.rgb, v * strength);
+}
